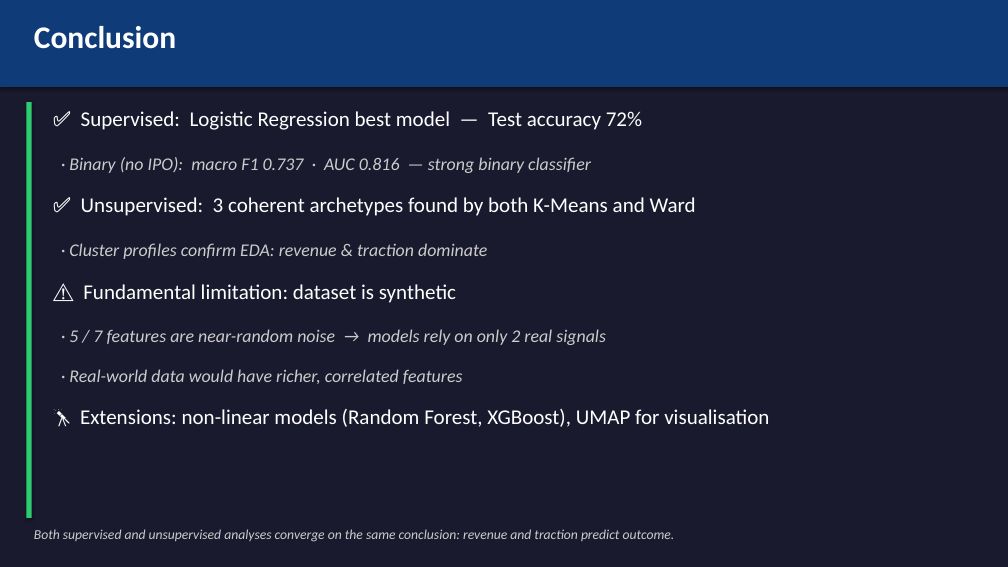
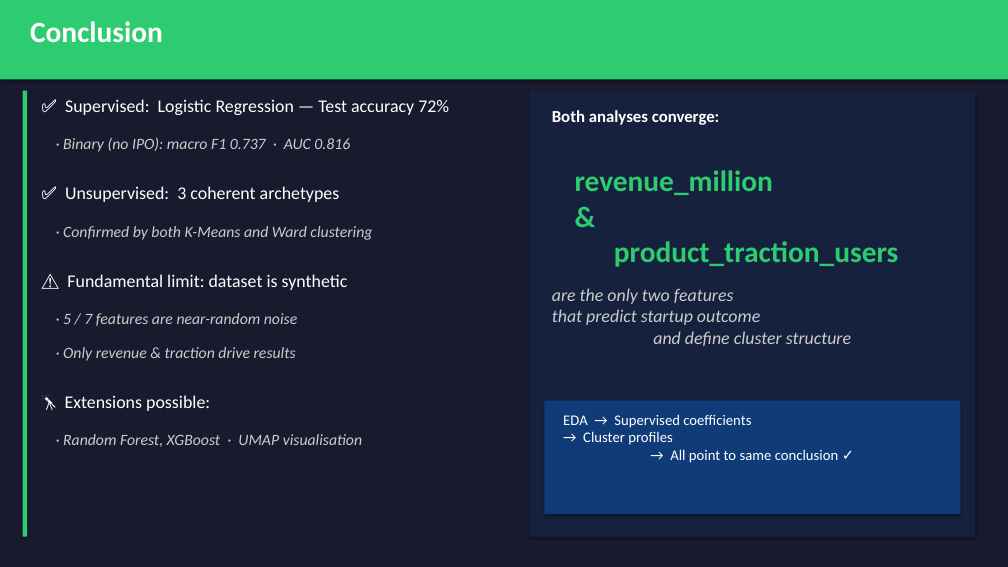
Before and after one commit to Clement-NI/Machine_learning_project_kaggle_start_up_success_data, a slide deck: slide 11 of scientificProject1/report/presentation.pptx (slide 10 before the commit). Drawn at 1008x567 pixels with LibreOffice and Linux fonts; fonts in the diff are those of the drawing. Boxes give left, top, right and bottom in pixels: in the first picture for what was removed or moved away, otherwise in the second. Text is boxed around its words. In the diff, an @@ line names an element or a change of style, - is before the commit and + after.

```diff
--- a/scientificProject1/report/presentation.pptx
+++ b/scientificProject1/report/presentation.pptx
@@ rectangle: place and size @@
-rectangle at (0, 0, 1008, 87)
+rectangle at (0, 0, 1008, 79)
@@ rectangle at (0, 0, 1008, 79): fill #0F3C78 to #2ECC71 @@
@@ text "Conclusion" at (30, 21, 163, 42): size 30 to 28 pt @@
@@ rectangle: place and size @@
-rectangle at (26, 102, 32, 518)
+rectangle at (23, 91, 27, 537)
@@ text at (65, 99, 449, 115): text changed; size 20 to 17 pt @@
-✅ Supervised: Logistic Regression best model — Test accuracy 72%
+✅ Supervised: Logistic Regression — Test accuracy 72%
@@ rectangle added at (529, 91, 975, 537), fill #16213E @@
@@ text added at (552, 110, 719, 125), 16 pt, text #FFFFFF, bold @@
+Both analyses converge:
@@ text at (63, 137, 350, 152): text changed; size 17 to 15 pt @@
-· Binary (no IPO): macro F1 0.737 · AUC 0.816 — strong binary classifier
+· Binary (no IPO): macro F1 0.737 · AUC 0.816
@@ text added at (575, 170, 898, 267), 28 pt, text #2ECC71, bold @@
+revenue_million
+&
+product_traction_users
@@ text added at (65, 186, 340, 202), 17 pt, text #FFFFFF @@
+✅ Unsupervised: 3 coherent archetypes
@@ text at (63, 226, 372, 240): text changed; size 20 to 15 pt; text colour #FFFFFF to #CCCCCC; italic on @@
-✅ Unsupervised: 3 coherent archetypes found by both K-Means and Ward
+· Confirmed by both K-Means and Ward clustering
@@ text removed at (69, 243, 487, 259) @@
-· Cluster profiles confirm EDA: revenue & traction dominate
@@ text at (67, 274, 348, 290): text changed; size 20 to 17 pt @@
-⚠️ Fundamental limitation: dataset is synthetic
+⚠️ Fundamental limit: dataset is synthetic
@@ text added at (552, 288, 851, 346), 17 pt, text #CCCCCC, italic @@
+are the only two features
+that predict startup outcome
+and define cluster structure
@@ text at (63, 313, 297, 326): text changed; size 17 to 15 pt @@
-· 5 / 7 features are near-random noise → models rely on only 2 real signals
+· 5 / 7 features are near-random noise
@@ text added at (63, 347, 296, 361), 15 pt, text #CCCCCC, italic @@
+· Only revenue & traction drive results
@@ text removed at (69, 369, 463, 384) @@
-· Real-world data would have richer, correlated features
@@ text added at (65, 395, 210, 411), 17 pt, text #FFFFFF @@
+🔭 Extensions possible:
@@ rectangle added at (544, 401, 960, 514), fill #0F3C78 @@
@@ text added at (563, 414, 839, 463), 14 pt, text #FFFFFF @@
+EDA → Supervised coefficients
+→ Cluster profiles
+→ All point to same conclusion ✓
@@ text at (63, 434, 362, 447): text changed; size 20 to 15 pt; text colour #FFFFFF to #CCCCCC; italic on @@
-🔭 Extensions: non-linear models (Random Forest, XGBoost), UMAP for visualisation
+· Random Forest, XGBoost · UMAP visualisation
@@ text removed at (34, 529, 675, 542) @@
-Both supervised and unsupervised analyses converge on the same conclusion: revenue and traction predict outcome.
```
Also in this commit, not shown: 6 other slides changed, 4 slides added, 3 slides removed.
